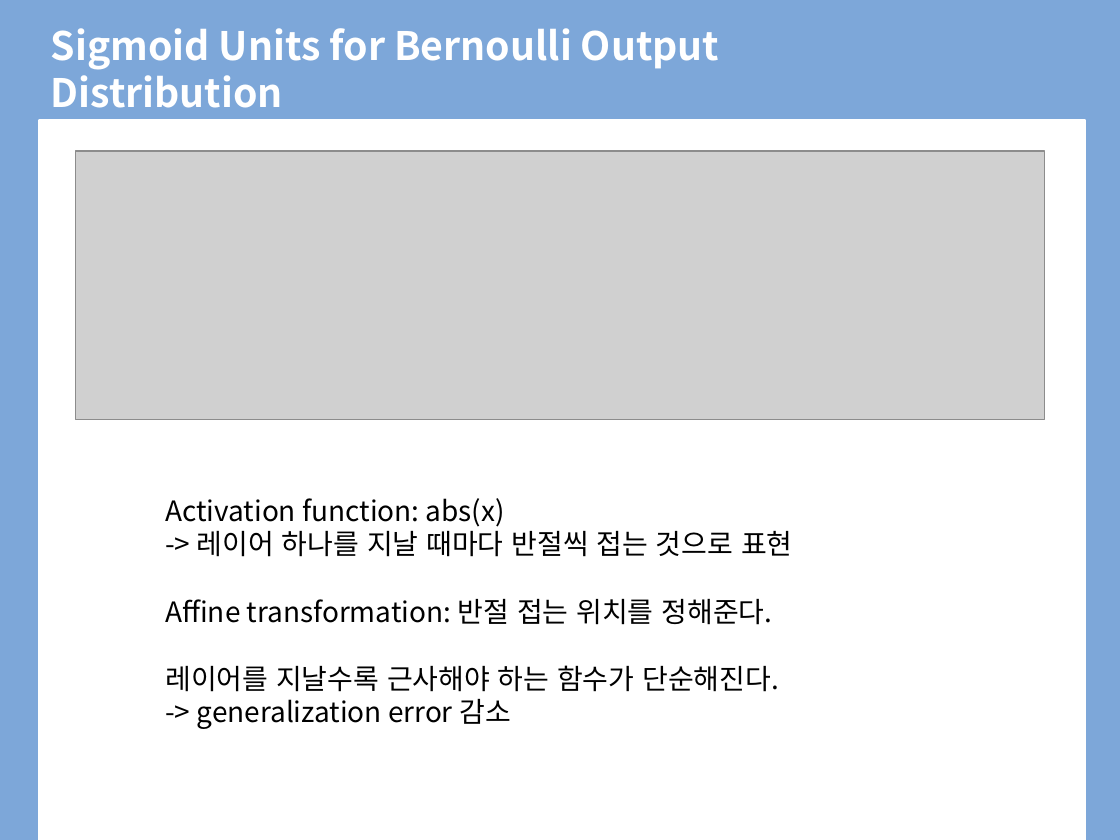
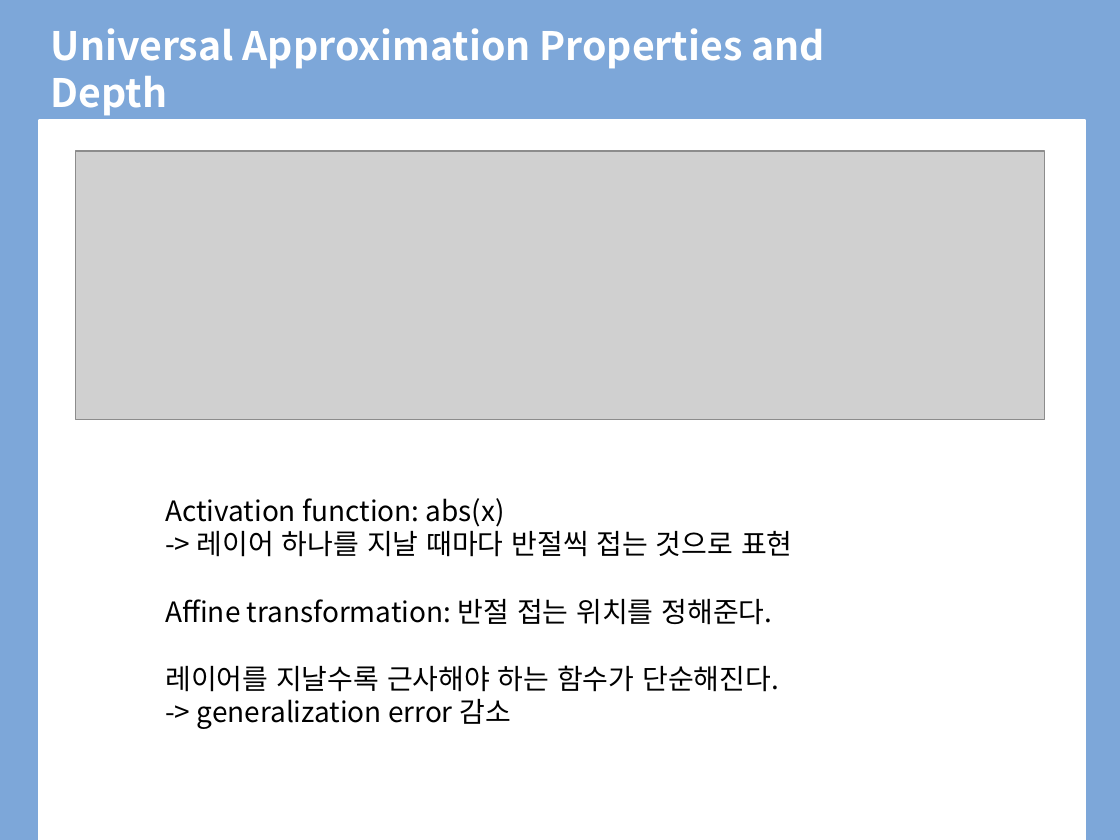
Before and after one commit to BLINK-ONCE/Storage, a slide deck: slide 7 of files/presentation/ppt/6.4 Architecture Design.pptx. Drawn at 1120x840 pixels with LibreOffice and Linux fonts; fonts in the diff are those of the drawing; grey boxes stand for pictures; background and template pictures are left out. Boxes give left, top, right and bottom in pixels: in the first picture for what was removed or moved away, otherwise in the second. Text is boxed around its words. In the diff, an @@ line names an element or a change of style, - is before the commit and + after.

```diff
--- a/files/presentation/ppt/6.4 Architecture Design.pptx
+++ b/files/presentation/ppt/6.4 Architecture Design.pptx
@@ title at [51, 28, 825, 116]: text changed @@
-Sigmoid Units for Bernoulli Output Distribution
+Universal Approximation Properties and Depth
```
Also in this commit, not shown: 5 other slides changed, 6 slides added, 20 slides removed, 1 other file.
